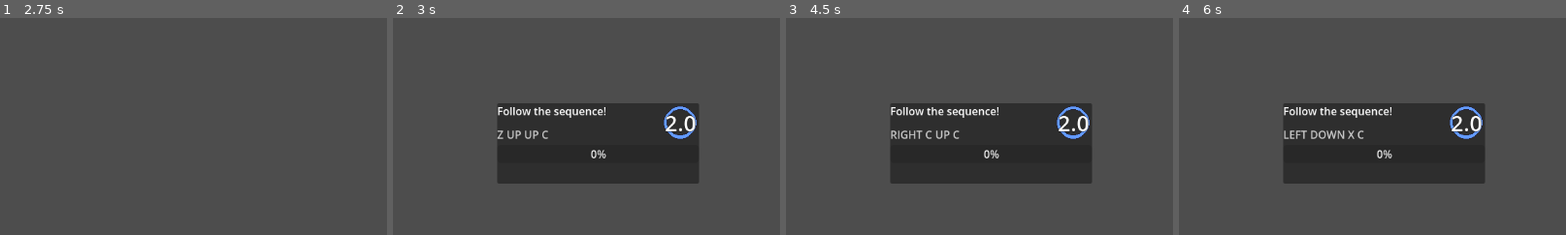
Above: before the commit, frames 1-4 (left to right).
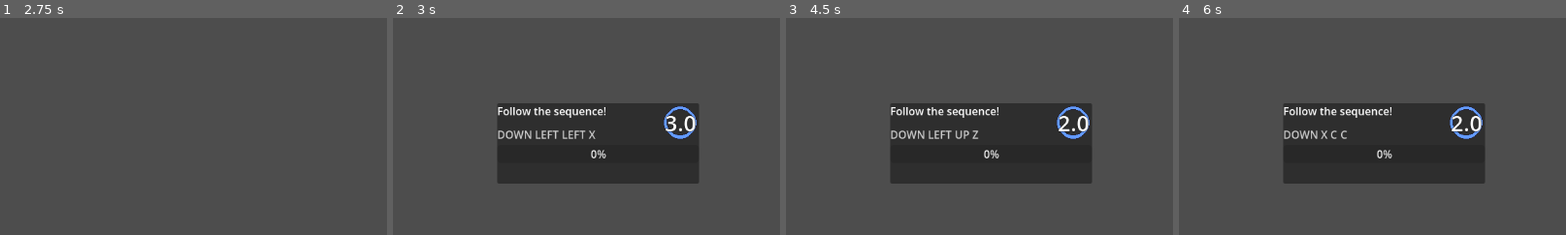
Above: after the commit, the same moments.

Repository: AiDN-Dev/let-me-sleep
Game: Godot game, scene res://Scenes/game.tscn
Same seed, same stepped clock (60 frames per second), same inputs: the game is played once before the commit and once after it. The project has no main scene, so this scene is started directly.
Inputs (mouse positions are % of the whole screen's width and height, from its top left):
- Up to frame 1 (2.75 s): tap Enter (ui_accept) at 0.5, 0.77, 1.25 s; move the mouse to (72, 45) at 0.52 s; hold Right 0.53-1.25 s; tap Space at 0.6 s; click (72, 45) at 0.67 s; drag from (30, 55) to (45, 70) at 1.27 s; move the mouse to (60, 28) at 2.02 s; hold Right from 2.03 s (still down); tap X at 2.1 s
- Up to frame 2 (3 s): release Right at 2.75 s; tap Enter (ui_accept) at 2.75 s; drag from (45, 70) to (20, 35) at 2.77 s
- Up to frame 3 (4.5 s): move the mouse to (80, 65) at 3.52 s; hold Left 3.53-4.25 s; tap Space at 3.6 s; tap Enter (ui_accept) at 3.77, 4.25 s; drag from (20, 35) to (35, 25) at 4.27 s
- Up to frame 4 (6 s): move the mouse to (55, 50) at 5.02 s; hold Down 5.03-5.75 s; tap X at 5.1 s; click (55, 50) at 5.17 s; tap Enter (ui_accept) at 5.75 s; drag from (35, 25) to (30, 55) at 5.77 s
The pictures show only the part of the screen within x 24-73%, y 21-71%; the shares and areas given below are measured in that part.

Frame 1 is identical in both runs. In frame 2, 0.6% of the frame differs, in the area x 26-74%, y 45-56%; in frame 3, 0.5%; in frame 4, 0.5%.

Commit message:
Debuffs now generate per night and have a chance to combine to create stronger debuffs

Diff:
--- a/project.godot
+++ b/project.godot
@@ -17,6 +17,7 @@
 [autoload]
 
 SleepManager="*uid://bijbyrd34bt8u"
+DebuffManager="*uid://xgoov3eu5w7p"
 
 [physics]
 
--- a/scripts/Interruptions/qte_window.gd
+++ b/scripts/Interruptions/qte_window.gd
@@ -21,14 +21,18 @@
 var current_progress := 0.0
 var current_elapsed := 0.0
 var grace_timer := 0.0
+var active_debuffs := {}
 
 # === Start a new QTE sequence ===
-func start_qte(text: String, keys: Array[QTEKey]) -> void:
+func start_qte(text: String, keys: Array[QTEKey], debuffs := {}, active_debuffs = debuffs) -> void:
 	instruction_label.text = text
 	qte_sequence = keys
 	current_index = 0
-	time_left = qte_sequence[current_index].hold_time + extra_time_buffer
-	_update_timer_display()
+
+	var hold_multiplier = debuffs.get("hold_time_multiplier", 1.0)
+	var buffer_multiplier = debuffs.get("extra_time_buffer_multiplier", 1.0)
+	var decay_multiplier = debuffs.get("decay_multiplier", 1.0)
+
 	current_progress = 0.0
 	current_elapsed = 0.0
 	grace_timer = 0.0
@@ -37,6 +41,7 @@
 		child.queue_free()
 
 	for key_obj in qte_sequence:
+		key_obj.hold_time *= hold_multiplier
 		var lbl = Label.new()
 		lbl.text = _get_key_name(key_obj.keycode)
 		lbl.add_theme_color_override("font_color", Color(0.8,0.8,0.8))
@@ -47,6 +52,9 @@
 	progress_bar.value = 0
 	progress_bar.max_value = qte_sequence[0].hold_time
 	hint_label.text = "Hold: %s" % _get_key_name(qte_sequence[0].keycode)
+
+	time_left = qte_sequence[current_index].hold_time + extra_time_buffer
+	_update_timer_display()
 
 	active = true
 	show()
--- /dev/null
+++ b/scripts/Managers/debuff_manager.gd
@@ -0,0 +1,57 @@
+extends Node
+
+var possible_debuffs := [
+	{
+		"name": "Longer Hold",
+		"hold_time_multiplier": 1.2,
+		"decay_mulitplier": 1.0
+	},
+	{
+		"name": "Faster Decay",
+		"hold_time_multiplier": 1.0,
+		"extra_time_buffer_multiplier": 1.0,
+		"decay_multiplier": 1.3
+	},
+	{
+		"name": "Smaller Buffer",
+		"hold_time_multipler": 1.0,
+		"extra_time_buffer_multiplier": 0.7,
+		"decay_multiplier": 1.0
+	},
+	{
+		"name": "Harder Circle",
+		"hold_time_multiplier": 1.1,
+		"extra_time_buffer_multiplier": 0.9,
+		"decay_multiplier": 1.1
+	}
+]
+
+var rng := RandomNumberGenerator.new()
+
+func _ready():
+	rng.randomize()
+
+func get_random_debuffs(num_debuffs: int = 1) -> Array:
+	var selected := []
+	var pool := possible_debuffs.duplicate()
+	for i in range(num_debuffs):
+		if pool.size() == 0:
+			break
+		var debuff = pool.pick_random()
+		selected.append(debuff)
+		pool.erase(debuff)
+	return selected
+
+func combine_debuffs(debuffs: Array) -> Dictionary:
+	var result = {
+		"hold_time_multiplier": 1.0,
+		"extra_time_buffer_multiplier": 1.0,
+		"decay_multiplier": 1.0,
+		"names": []
+	}
+	for d in debuffs:
+		result["hold_time_multiplier"] *= d.get("hold_time_multiplier", 1.0)
+		result["extra_time_buffer_multiplier"] *= d.get("extra_time_buffer_multiplier", 1.0)
+		result["decay_multiplier"] *= d.get("decay_multiplier", 1.0)
+		result["names"].append(d.get("name", "Unknown"))
+	return result
--- a/scripts/Managers/night_manager.gd
+++ b/scripts/Managers/night_manager.gd
@@ -56,44 +56,6 @@
 	}
 }
 
-var night_debuffs = {
-	1: {
-		"hold_time_multiplier": 1.0,
-		"extra_time_buffer_multiplier": 1.0,
-		"decay_multiplier": 1.0
-	},
-	2: {
-		"hold_time_multiplier": 1.0,
-		"extra_time_buffer_multiplier": 0.9,
-		"decay_multiplier": 1.05
-	},
-	3: {
-		"hold_time_multiplier": 1.05,
-		"extra_time_buffer_multiplier": 0.9,
-		"decay_multiplier": 1.1
-	},
-	4: {
-		"hold_time_multiplier": 1.1,
-		"extra_time_buffer_multiplier": 0.9,
-		"decay_multiplier": 1.15
-	},
-	5: {
-		"hold_time_multiplier": 1.15,
-		"extra_time_buffer_multiplier": 0.85,
-		"decay_multiplier": 1.2
-	},
-	6: {
-		"hold_time_multiplier": 1.2,
-		"extra_timer_buffer_multiplier": 0.8,
-		"decay_multiplier": 1.25
-	},
-	7: {
-		"hold_time_multiplier": 1.3,
-		"extra_time_buffer_multiplier": 0.75,
-		"decay_multiplier": 1.35
-	}
-}
-
 func reset_night():
 	night_progress = 0
 	tension = 0.0
--- a/scripts/game.gd
+++ b/scripts/game.gd
@@ -43,6 +43,10 @@
 
 func start_qte():
 	var sequence = generate_qte_sequence(4)
+	var debuffs = DebuffManager.get_random_debuffs(rng.randi_range(1, 2))
+	var combined = DebuffManager.combine_debuffs(debuffs)
+
+	var debuff_names = String(", ").join(combined["names"])
 	qte_window.start_qte("Follow the sequence!", sequence)
 
 # === QTE finished handler ===
Not shown, added: export_presets.cfg
Not shown, added: scripts/Managers/debuff_manager.gd.uid
